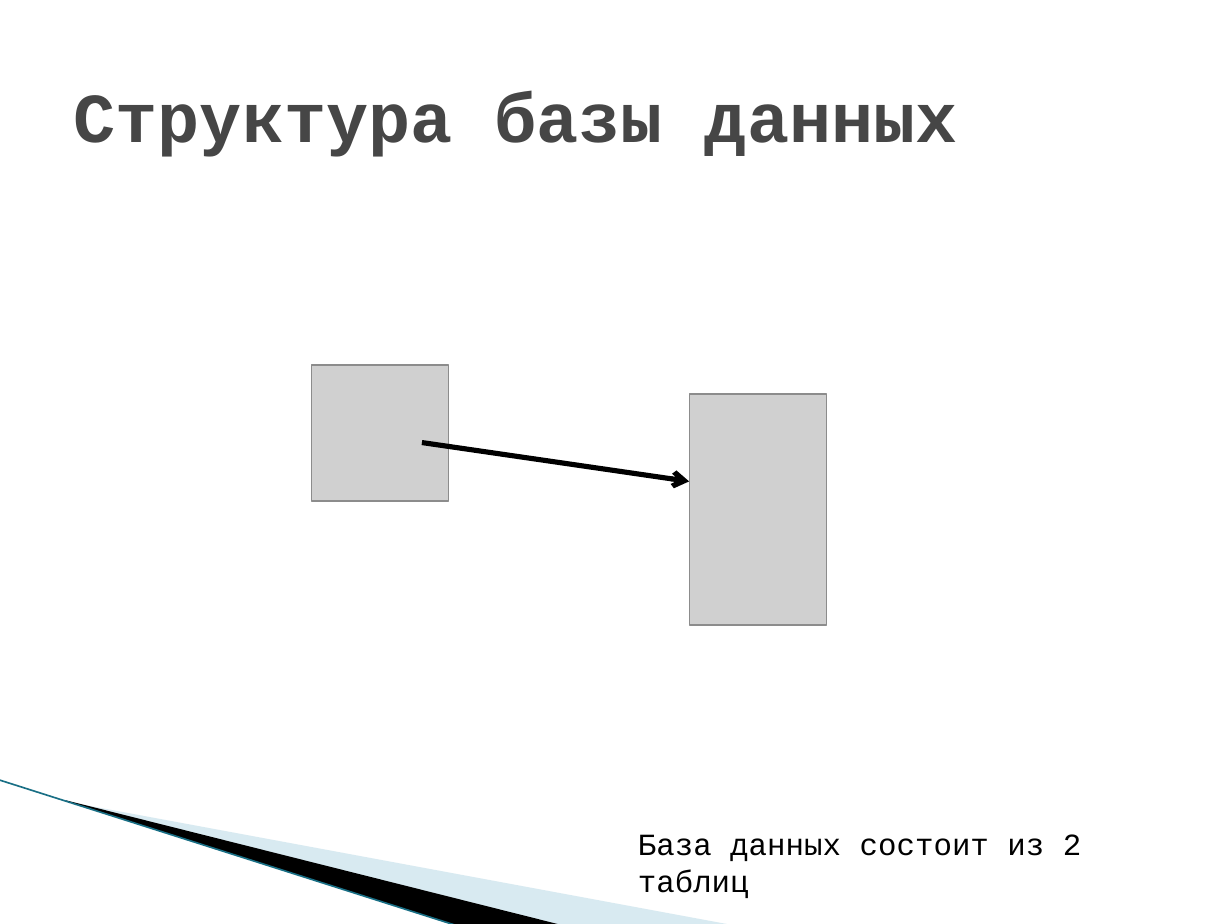
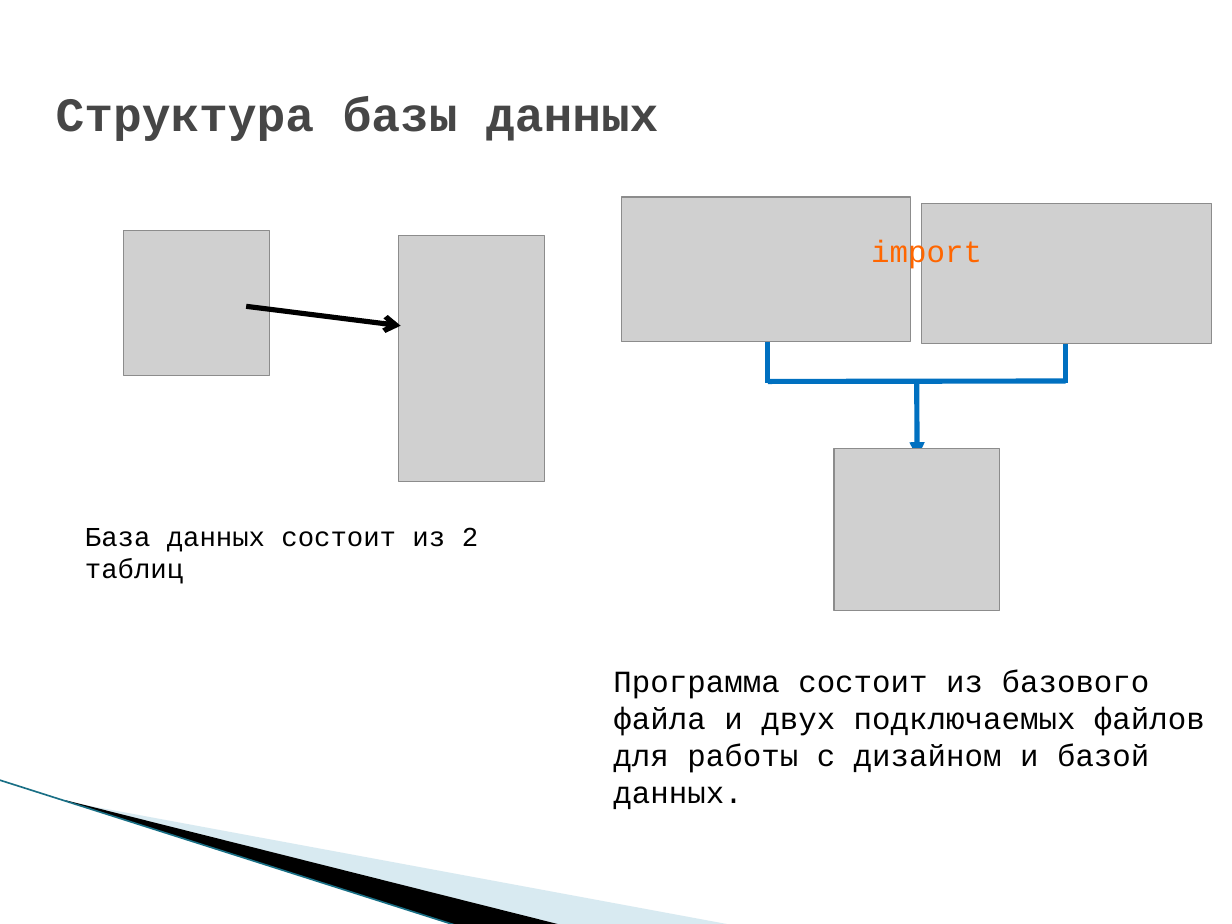
Before and after one commit to MakarenkoArtem/Project, a slide deck: slide 6 of Дополнительные материалы/Виртуальная лабаратория.pptx. Drawn at 1232x924 pixels with LibreOffice and Linux fonts; fonts in the diff are those of the drawing; grey boxes stand for pictures; background and template pictures are left out. Boxes give left, top, right and bottom in pixels: in the first picture for what was removed or moved away, otherwise in the second. Text is boxed around its words. In the diff, an @@ line names an element or a change of style, - is before the commit and + after.

```diff
--- a/Дополнительные материалы/Виртуальная лабаратория.pptx
+++ b/Дополнительные материалы/Виртуальная лабаратория.pptx
@@ title "Структура базы данных": place and size @@
-title "Структура базы данных" at [74, 91, 957, 157]
+title "Структура базы данных" at [56, 96, 658, 141]
@@ title "Структура базы данных" at [56, 96, 658, 141]: size 41 to 28 pt @@
@@ picture added at [621, 197, 910, 341] @@
@@ picture added at [922, 203, 1211, 344] @@
@@ picture: place and size @@
-picture at [312, 365, 448, 500]
+picture at [123, 230, 269, 375]
@@ picture: place and size @@
-picture at [689, 394, 825, 626]
+picture at [398, 235, 543, 480]
@@ text added at [871, 239, 982, 270], 18 pt, text #FF6600 @@
+import
@@ line added from (768, 264) to (768, 383), #0070C0 3 pt @@
@@ line added from (1066, 264) to (1066, 383), #0070C0 3 pt @@
@@ arrow moved from (423, 442) - (689, 482) to (246, 307) - (400, 325) @@
@@ line added from (768, 382) to (1066, 381), #0070C0 3 pt @@
@@ arrow added from (917, 381) to (917, 457), #0070C0 3 pt @@
@@ picture added at [834, 448, 999, 611] @@
@@ text "База данных состоит из 2 ...": place and size @@
-text "База данных состоит из 2 ..." at [638, 834, 1081, 898]
+text "База данных состоит из 2 ..." at [85, 527, 478, 584]
@@ text "База данных состоит из 2 ..." at [85, 527, 478, 584]: size 18 to 16 pt @@
@@ text added at [613, 670, 1205, 809], 18 pt, text #000000 @@
+Программа состоит из базового файла и двух подключаемых файлов для работы с дизайном и базой данных.
```
Also in this commit, not shown: 5 other slides changed, 1 slide added, 1 slide removed.
